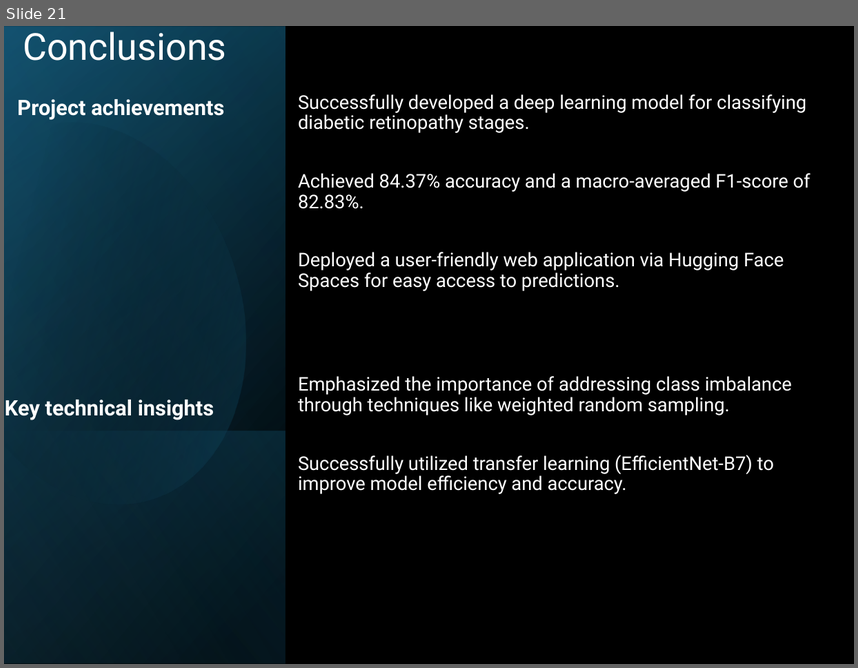
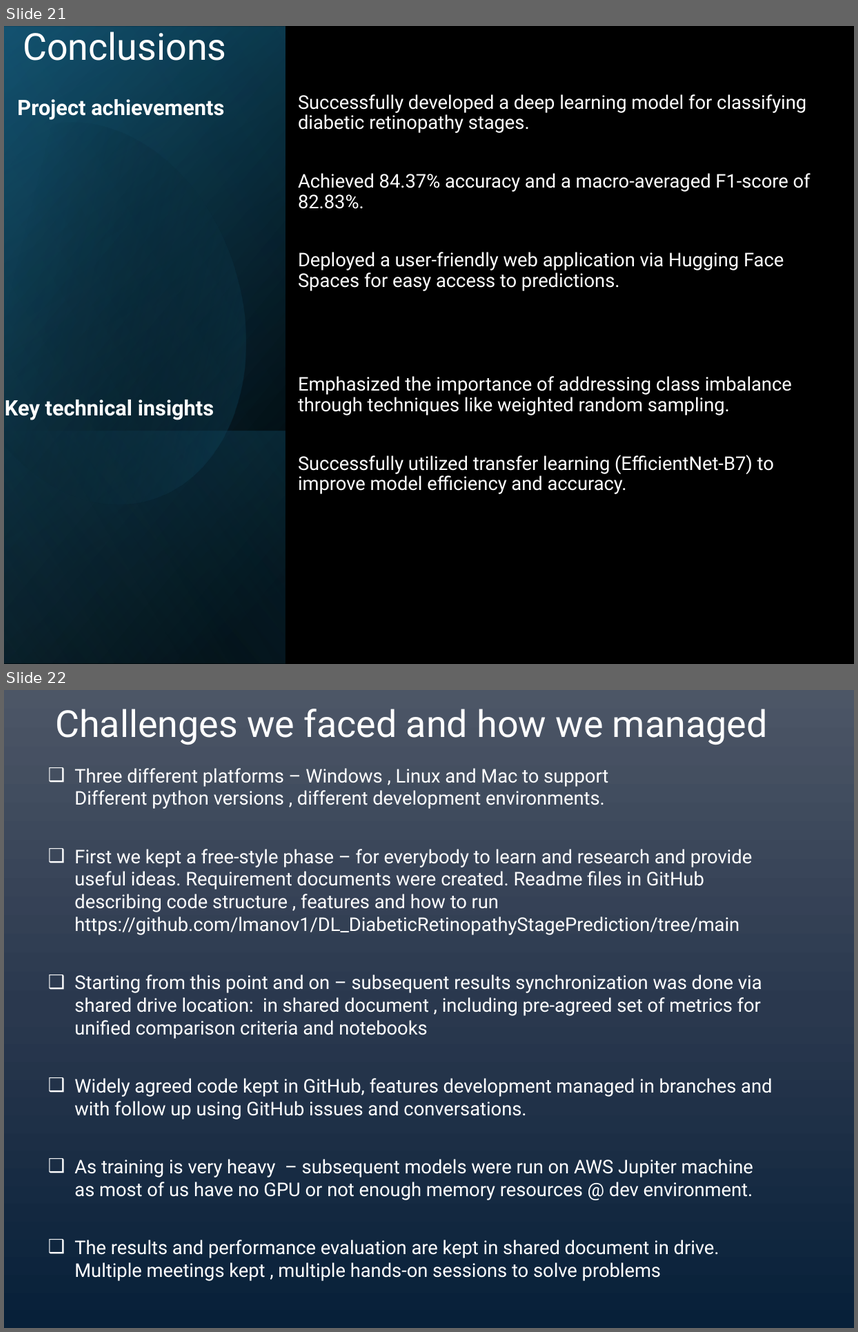
Before and after one commit to lmanov1/DL_DiabeticRetinopathyStagePrediction, a slide deck: presentation/DLStagePredictPresentation.pptx. Shown one above the other, each under a label of ours: slide 21 before the commit, slides 21 and 22 after it. The pictures are 858x668 and 858x1332 pixels, drawn with LibreOffice and Linux fonts; fonts in the diff are those of the drawing. Boxes give left, top, right and bottom in pixels: in the first picture for what was removed or moved away, otherwise in the second. Text is boxed around its words. In the diff, an @@ line names an element or a change of style, - is before the commit and + after.

Commit message:
work on READMEs and presentation

```diff
--- a/presentation/DLStagePredictPresentation.pptx
+++ b/presentation/DLStagePredictPresentation.pptx
@@ slide 22 added at [4,690,854,1328], background gradient #4D5667 to #2B394F to #072139 @@
@@ title added at [55,709,768,745], 31.5 pt, text #FFFFFF @@
+Challenges we faced and how we managed
@@ text added at [74,768,772,1281], 16 pt, text #FFFFFF @@
+❑ Three different platforms – Windows , Linux and Mac to support
+  Different python versions , different development environments.
+❑ First we kept a free-style phase – for everybody to learn and research and provide useful ideas. Requirement documents were created. Readme files in GitHub describing code structure , features and how to run
+  https://github.com/lmanov1/DL_DiabeticRetinopathyStagePrediction/tree/main
+❑ Starting from this point and on – subsequent results synchronization was done via shared drive location: in shared document , including pre-agreed set of metrics for unified comparison criteria and notebooks
+❑ Widely agreed code kept in GitHub, features development managed in branches and with follow up using GitHub issues and conversations.
+❑ As training is very heavy – subsequent models were run on AWS Jupiter machine as most of us have no GPU or not enough memory resources @ dev environment.
+❑ The results and performance evaluation are kept in shared document in drive. Multiple meetings kept , multiple hands-on sessions to solve problems
```
Also in this commit, not shown: 5 slides changed, 2 other slides added, 2 other files.
